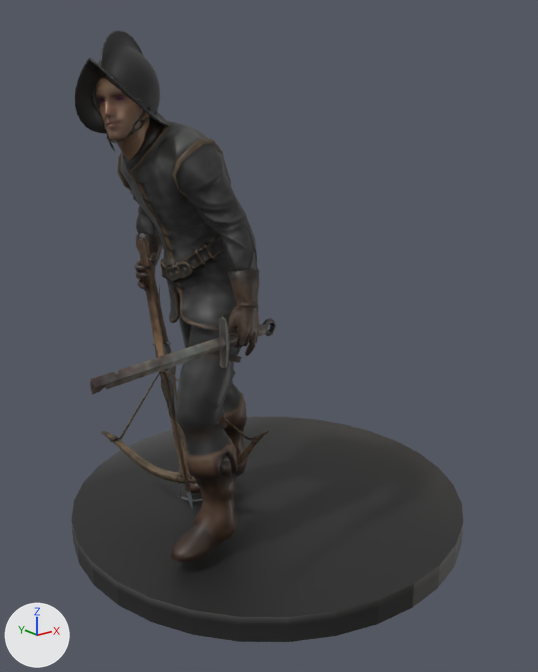
An edit to the OBJ model assets/minis/cr4/model.obj, drawn before and after from the same camera.
Before and after are seen from a 50 mm camera at (-1.65, -2.07, 1.56) aimed at (-0.05, -0.07, 0.77). Lighting does not change. The marker at lower left points along +X, +Y and +Z. The first picture is the older version. Where no turn or scale is listed for an object, it has been applied to the vertices. Vertices at exactly the same position are counted once.

In view in the first picture: 'male_01_gatekeeper_light_body.smd'.
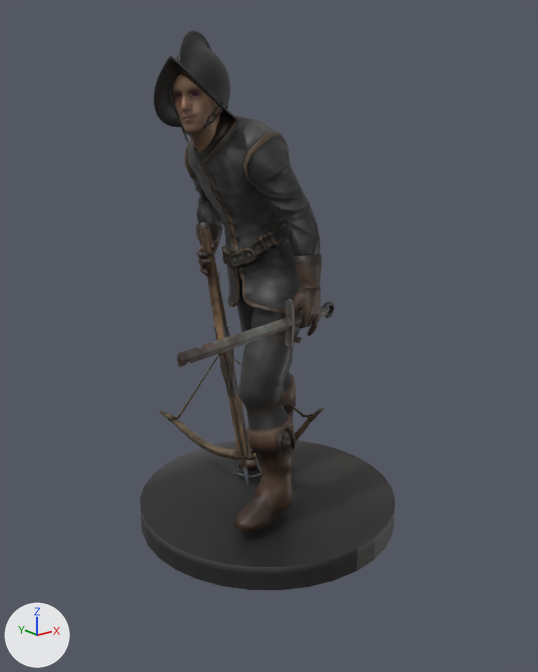
What differs and where, as boxes (x1, y1, x2, y2) in the pictures (538 x 672 px; the box of a moved part takes in the faces that stretch with it):
'male_01_gatekeeper_light_body.smd', reshaped (35% narrower, 8% shorter)
    before: (72, 30, 463, 642)
    after: (140, 30, 395, 590)
part 1 of me_male_01_gatekeeper_light_body_smd, moved or reshaped
    before: (117, 117, 260, 562)
    after: (184, 111, 322, 531)
part 2 of me_male_01_gatekeeper_light_body_smd, moved or reshaped
    before: (90, 317, 276, 394)
    after: (177, 298, 335, 367)
part 3 of me_male_01_gatekeeper_light_body_smd, moved or reshaped
    before: (137, 238, 192, 481)
    after: (200, 227, 248, 458)
part 4 of me_male_01_gatekeeper_light_body_smd, moved or reshaped
    before: (101, 430, 269, 483)
    after: (159, 408, 324, 459)
part 5 of me_male_01_gatekeeper_light_body_smd, moved or reshaped
    before: (251, 436, 261, 443)
    after: (307, 414, 317, 420)
part 6 of me_male_01_gatekeeper_light_body_smd, moved or reshaped
    before: (116, 370, 252, 440)
    after: (174, 352, 308, 419)
part 7 of me_male_01_gatekeeper_light_body_smd, moved or reshaped
    before: (193, 477, 197, 484)
    after: (249, 450, 255, 460)
part 8 of me_male_01_gatekeeper_light_body_smd, moved or reshaped (not visible afterwards)
    before: (159, 286, 172, 353)
part 9 of me_male_01_gatekeeper_light_body_smd, moved or reshaped
    before: (178, 496, 202, 502)
    after: (234, 472, 261, 478)
part 10 of me_male_01_gatekeeper_light_body_smd, moved or reshaped
    before: (163, 344, 177, 413)
    after: (223, 327, 237, 396)
part 11 of me_male_01_gatekeeper_light_body_smd, moved or reshaped
    before: (75, 30, 169, 160)
    after: (154, 30, 238, 152)
part 12 of me_male_01_gatekeeper_light_body_smd, moved or reshaped
    before: (72, 345, 463, 642)
    after: (140, 328, 395, 590)

Diff of the bpy script that builds the scene:
```diff
--- a/assets/minis/cr4/model.obj.py
+++ b/assets/minis/cr4/model.obj.py
@@ me_male_01_gatekeeper_light_body_smd @@
 # used by ob_male_01_gatekeeper_light_body_smd; location = (0.0, 0.0, 0.0)
-me_male_01_gatekeeper_light_body_smd.from_pydata(...)  # 9395 vertices, 17837 faces; spans x -0.9..0.75, y -0.75..0.75, z 0.0..1.76
+me_male_01_gatekeeper_light_body_smd.from_pydata(...)  # 9395 vertices, 17837 faces; spans x -0.62..0.5, y -0.5..0.5, z 0.0..1.78
+# me_male_01_gatekeeper_light_body_smd part 1: the loose piece of 3721 vertices spanning x -0.58..0.0, y -0.35..0.35, z 0.12..1.53 is scaled about its middle by 1.02, then moved by (0.28, 0.03, 0.0)
+# me_male_01_gatekeeper_light_body_smd part 2: the loose piece of 93 vertices spanning x -0.9..-0.19, y -0.42..-0.27, z 0.8..0.96 is moved by (0.28, 0.03, 0.0)
+# me_male_01_gatekeeper_light_body_smd part 3: the loose piece of 188 vertices spanning x -0.41..-0.31, y 0.01..0.21, z 0.24..1.12 is moved by (0.28, 0.03, 0.0)
+# me_male_01_gatekeeper_light_body_smd part 4: the loose piece of 248 vertices spanning x -0.51..-0.18, y -0.24..0.38, z 0.22..0.5 is moved by (0.28, 0.03, 0.0)
+# me_male_01_gatekeeper_light_body_smd part 5: the loose piece of 40 vertices spanning x -0.23..-0.19, y -0.22..-0.18, z 0.45..0.46 is moved by (0.28, 0.03, 0.0)
+# me_male_01_gatekeeper_light_body_smd part 6: the loose piece of 66 vertices spanning x -0.48..-0.21, y -0.19..0.33, z 0.34..0.67 is moved by (0.28, 0.03, 0.0)
+# me_male_01_gatekeeper_light_body_smd part 7: the loose piece of 65 vertices spanning x -0.34..-0.3, y -0.01..0.03, z 0.24..0.28 is moved by (0.28, 0.03, -0.01)
+# me_male_01_gatekeeper_light_body_smd part 8: the loose piece of 72 vertices spanning x -0.36..-0.33, y 0.12..0.19, z 0.7..0.95 is moved by (0.28, 0.04, 0.0)
+# me_male_01_gatekeeper_light_body_smd part 9: the loose piece of 28 vertices spanning x -0.36..-0.3, y -0.03..0.09, z 0.16..0.19 is moved by (0.28, 0.03, -0.01)
+# me_male_01_gatekeeper_light_body_smd part 10: the loose piece of 65 vertices spanning x -0.38..-0.35, y 0.06..0.11, z 0.49..0.76 is moved by (0.28, 0.03, 0.0)
+# me_male_01_gatekeeper_light_body_smd part 11: 3853 of the vertices in x -0.69..-0.38, y -0.14..0.11, z 1.39..1.76 are moved by (0.28, 0.03, 0.01)
+# me_male_01_gatekeeper_light_body_smd part 12: 407 of 9395 vertices moved; they spanned x -0.75..0.75, y -0.75..0.75, z 0.0..0.75 and now span x -0.5..0.5, y -0.5..0.5, z 0.0..0.76; mean shift (0.24, 0.03, 0.0); largest move (-0.32, 0.04, 0.31) -> (-0.04, 0.07, 0.31)
+# other edits to the shape of me_male_01_gatekeeper_light_body_smd do not show in these pictures
 me_male_01_gatekeeper_light_body_smd.materials.append(mat_atlas)
```
